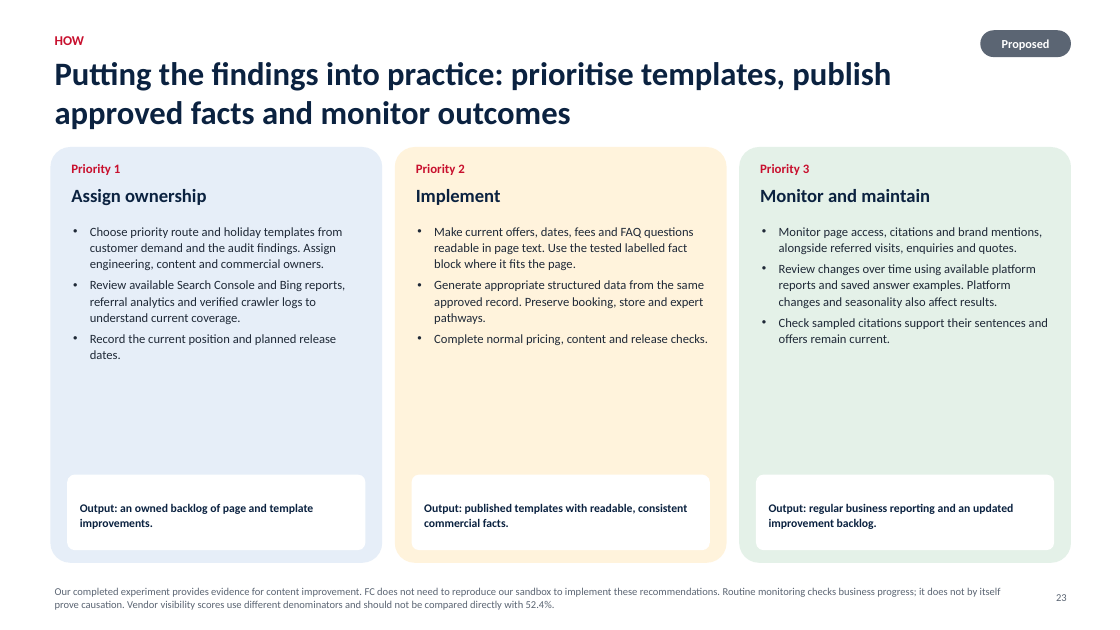
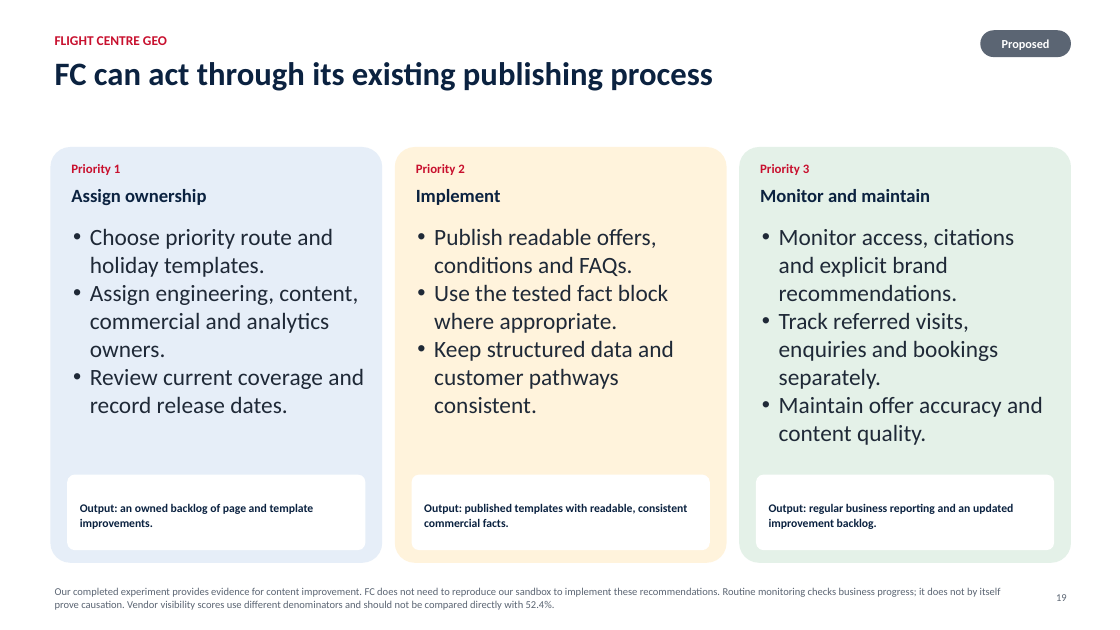
Before and after one commit to muhammadmubbashar/GEO--Generative-Engine-Optimisation, a slide deck: slide 19 of presentation/FC_GEO_Leadership_Final.pptx (slide 23 before the commit). Drawn at 1120x630 pixels with LibreOffice and Linux fonts; fonts in the diff are those of the drawing. Boxes give left, top, right and bottom in pixels: in the first picture for what was removed or moved away, otherwise in the second. Text is boxed around its words. In the diff, an @@ line names an element or a change of style, - is before the commit and + after.

```diff
--- a/presentation/FC_GEO_Leadership_Final.pptx
+++ b/presentation/FC_GEO_Leadership_Final.pptx
@@ text at bbox=[55, 36, 167, 45]: text changed @@
-HOW
+FLIGHT CENTRE GEO
@@ text at bbox=[55, 62, 712, 91]: text changed @@
-Putting the findings into practice: prioritise templates, publish approved facts and monitor outcomes
+FC can act through its existing publishing process
@@ text at bbox=[90, 228, 364, 413]: text changed; size 10.8 to 20 pt @@
-• Choose priority route and holiday templates from customer demand and the audit findings. Assign engineering, content and commercial owners.
-• Review available Search Console and Bing reports, referral analytics and verified crawler logs to understand current coverage.
-• Record the current position and planned release dates.
+• Choose priority route and holiday templates.
+• Assign engineering, content, commercial and analytics owners.
+• Review current coverage and record release dates.
@@ text at bbox=[434, 228, 674, 413]: text changed; size 10.8 to 20 pt @@
-• Make current offers, dates, fees and FAQ questions readable in page text. Use the tested labelled fact block where it fits the page.
-• Generate appropriate structured data from the same approved record. Preserve booking, store and expert pathways.
-• Complete normal pricing, content and release checks.
+• Publish readable offers, conditions and FAQs.
+• Use the tested fact block where appropriate.
+• Keep structured data and customer pathways consistent.
@@ text at bbox=[779, 229, 1043, 445]: text changed; size 10.8 to 20 pt @@
-• Monitor page access, citations and brand mentions, alongside referred visits, enquiries and quotes.
-• Review changes over time using available platform reports and saved answer examples. Platform changes and seasonality also affect results.
-• Check sampled citations support their sentences and offers remain current.
+• Monitor access, citations and explicit brand recommendations.
+• Track referred visits, enquiries and bookings separately.
+• Maintain offer accuracy and content quality.
@@ text at bbox=[1056, 594, 1067, 601]: text changed @@
-23
+19
```
Also in this commit, not shown: 30 other slides changed, 4 slides added, 6 other files.
